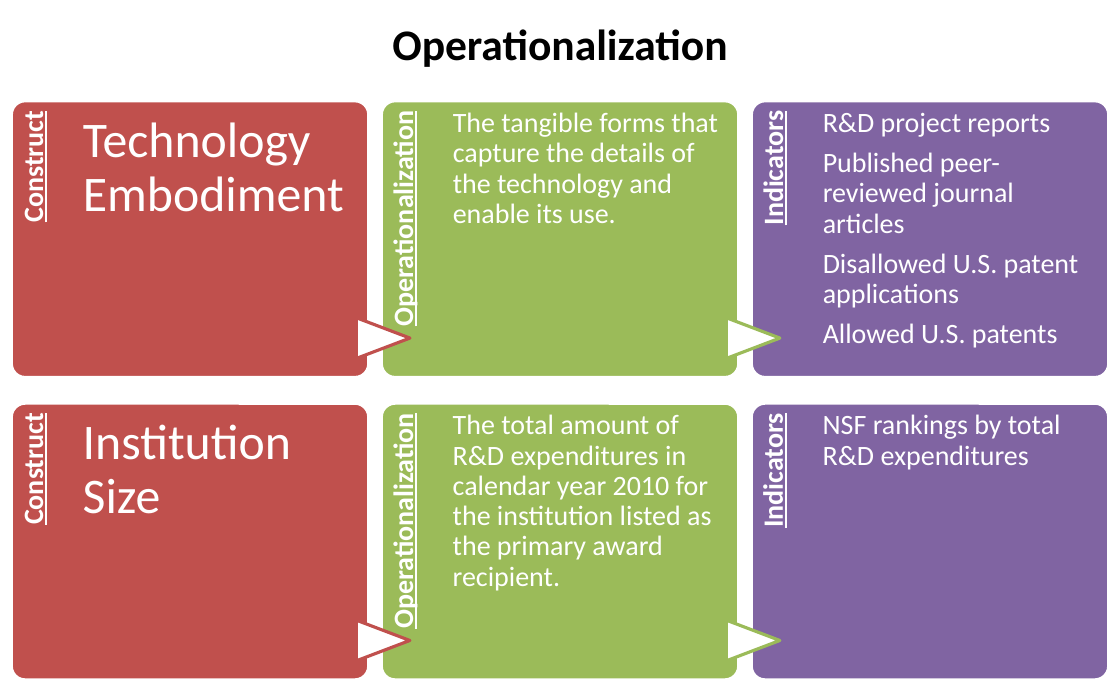
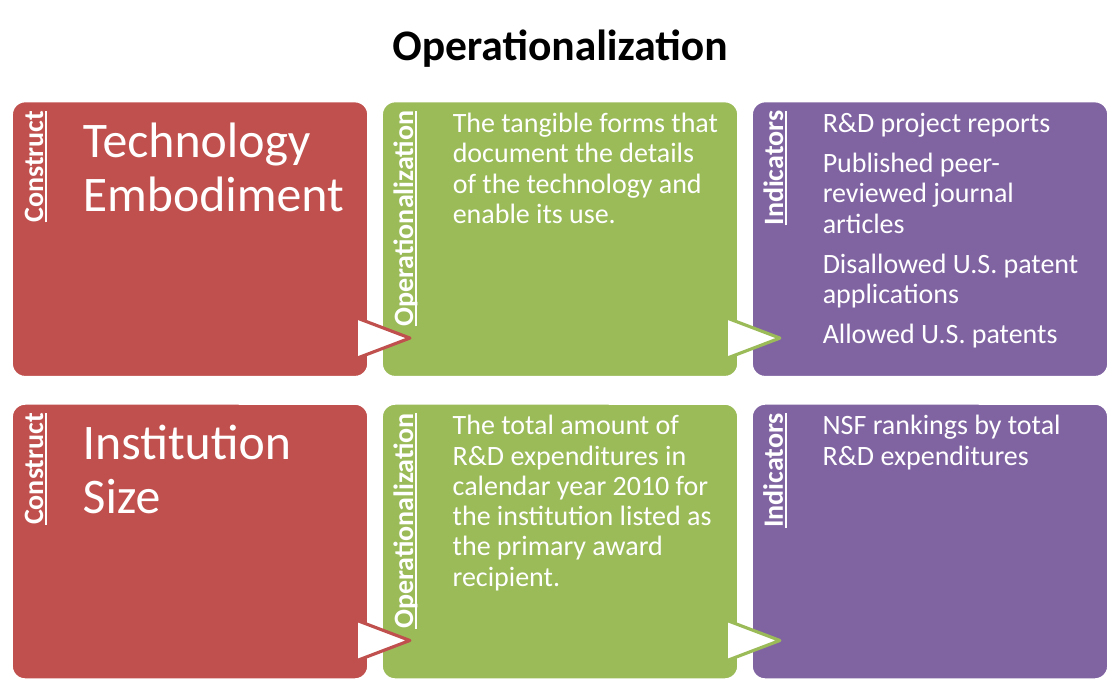
Before and after one commit to SLU-Courses-Townes/SOC5600, a slide deck: slide 20 of FinalProject/Presentation/Townes_SOC5600_FinalProject_Presentation.pptx. Drawn at 1120x700 pixels with LibreOffice and Linux fonts; fonts in the diff are those of the drawing. Boxes give left, top, right and bottom in pixels: in the first picture for what was removed or moved away, otherwise in the second. Text is boxed around its words. In the diff, an @@ line names an element or a change of style, - is before the commit and + after.

```diff
--- a/FinalProject/Presentation/Townes_SOC5600_FinalProject_Presentation.pptx
+++ b/FinalProject/Presentation/Townes_SOC5600_FinalProject_Presentation.pptx
@@ text at bbox=[453, 112, 718, 223]: text changed @@
-The tangible forms that capture the details of the technology and enable its use.
+The tangible forms that document the details of the technology and enable its use.
```
Also in this commit, not shown: 10 other slides changed.
